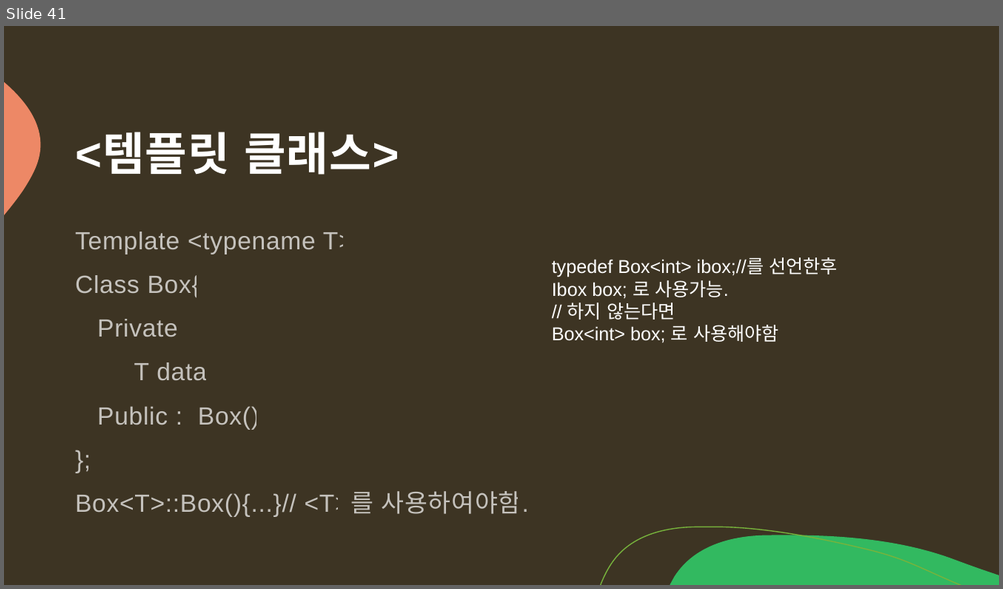
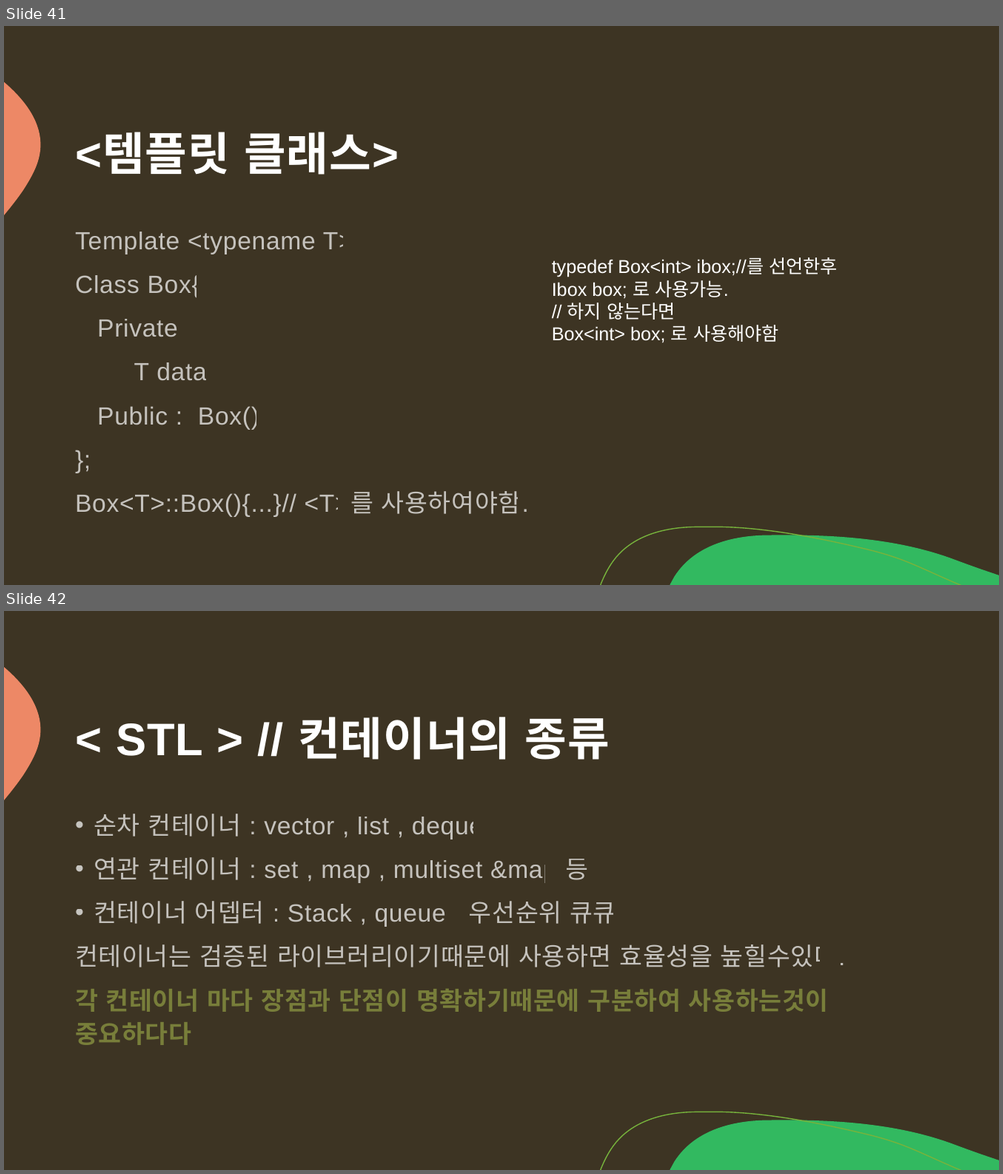
Before and after one commit to arkchimy/_Algorithm, a slide deck: 전공지식/C언어의 기초/C언어 기초지식.pptx. Shown one above the other, each under a label of ours: slide 41 before the commit, slides 41 and 42 after it. The pictures are 1003x589 and 1003x1174 pixels, drawn with LibreOffice and Linux fonts; fonts in the diff are those of the drawing. Boxes give left, top, right and bottom in pixels: in the first picture for what was removed or moved away, otherwise in the second. Text is boxed around its words. In the diff, an @@ line names an element or a change of style, - is before the commit and + after.

Commit message:
[c++ 지식 ] 순차,연관 컨테이너 & iterator

```diff
--- a/전공지식/C언어의 기초/C언어 기초지식.pptx
+++ b/전공지식/C언어의 기초/C언어 기초지식.pptx
@@ slide 42 added at (4, 611, 999, 1170), background #3D3423; not listed: 3 template elements that a slide beside it also shows @@
@@ title added at (116, 717, 609, 760), 44 pt, text #FFFFFF, bold @@
+< STL > // 컨테이너의 종류
@@ text added at (75, 814, 845, 1045), 24 pt, text #FFFFFF at 70% opacity @@
+• 순차 컨테이너 : vector , list , deque
+• 연관 컨테이너 : set , map , multiset &map 등
+• 컨테이너 어뎁터 : Stack , queue , 우선순위 큐큐
+컨테이너는 검증된 라이브러리이기때문에 사용하면 효율성을 높힐수있다.
+각 컨테이너 마다 장점과 단점이 명확하기때문에 구분하여 사용하는것이 중요하다다
```
Also in this commit, not shown: 6 other slides added.
